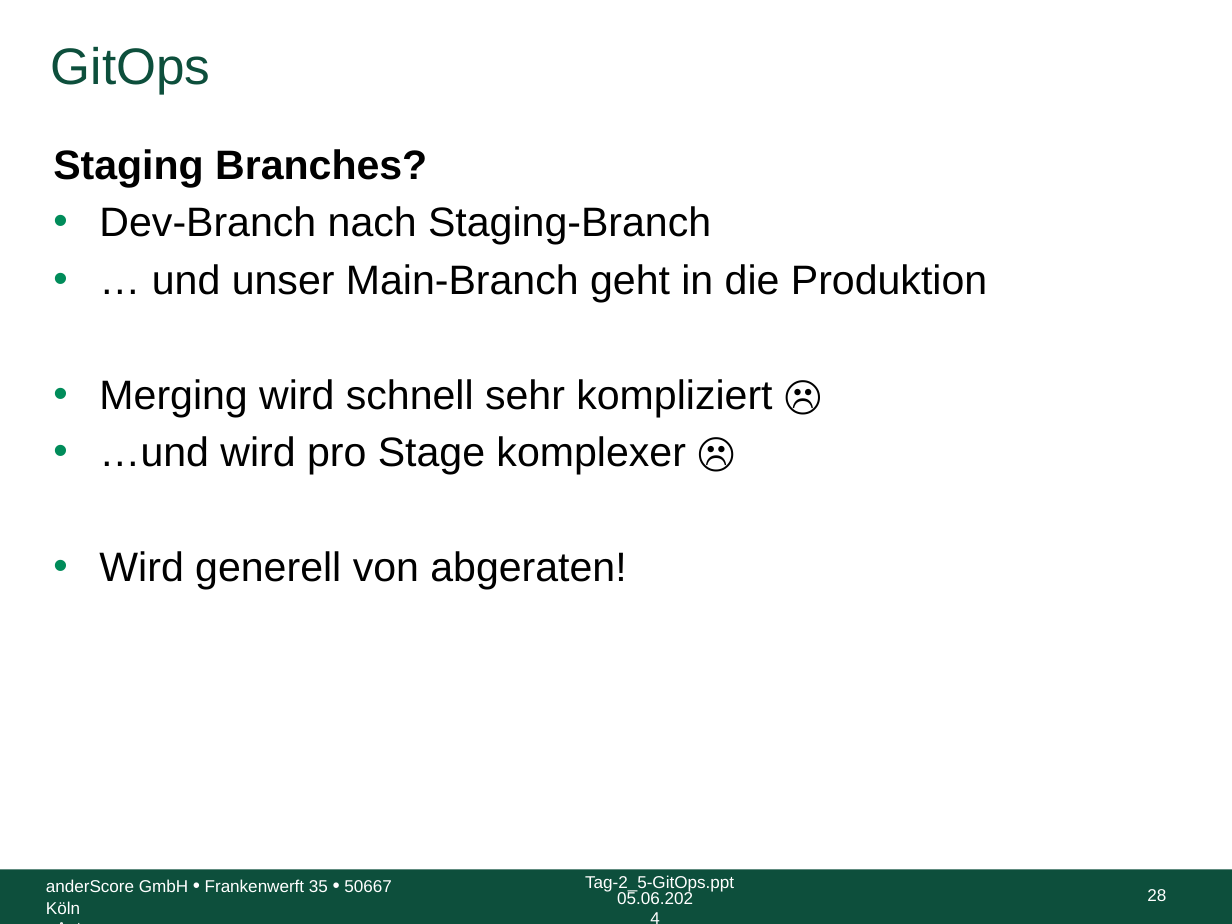
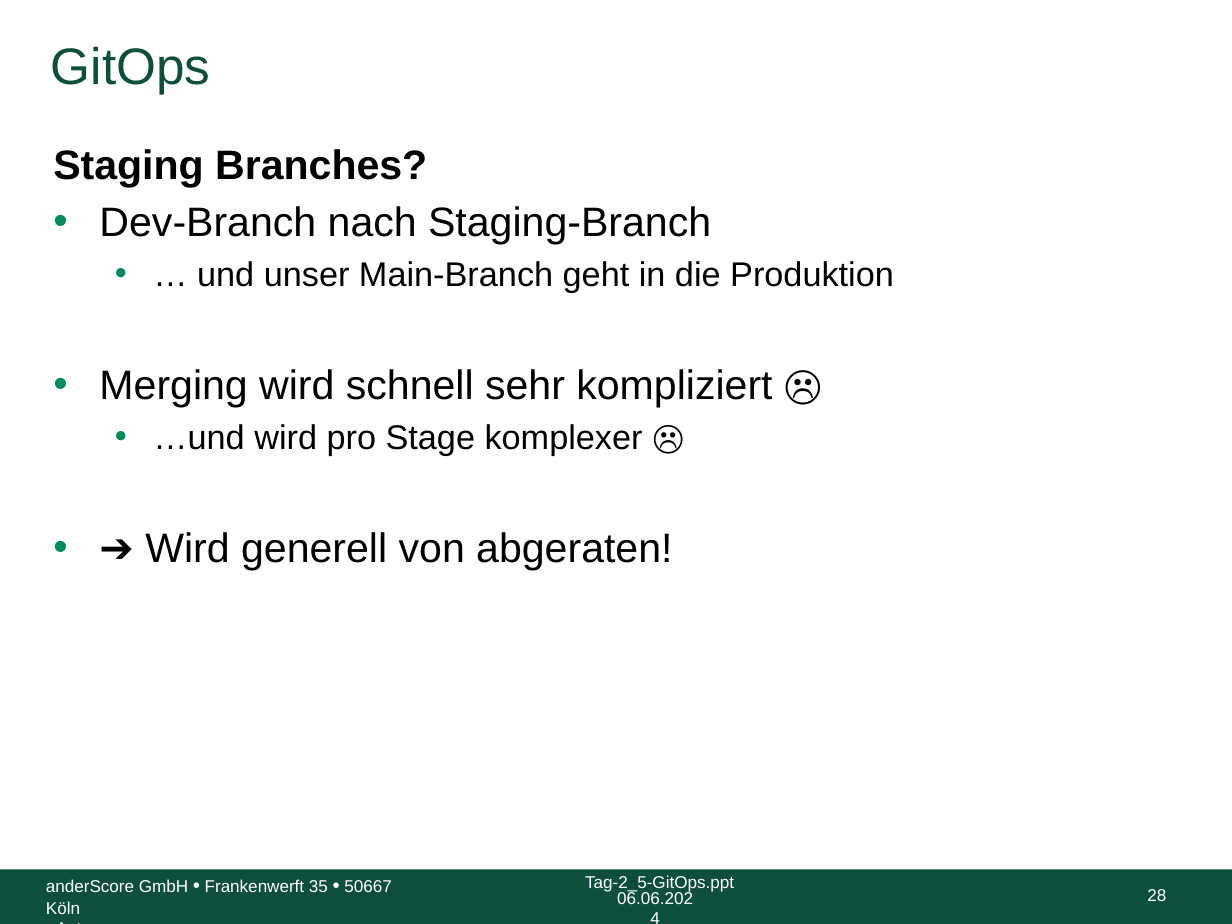
Before and after one commit to anderscore-gmbh/gitlab, a slide deck: slide 28 of slides/Tag-2_5-GitOps.pptx. Drawn at 1232x924 pixels with LibreOffice and Linux fonts; fonts in the diff are those of the drawing; background and template pictures are left out. Boxes give left, top, right and bottom in pixels: in the first picture for what was removed or moved away, otherwise in the second. Text is boxed around its words. In the diff, an @@ line names an element or a change of style, - is before the commit and + after.

```diff
--- a/slides/Tag-2_5-GitOps.pptx
+++ b/slides/Tag-2_5-GitOps.pptx
@@ text at box(153, 261, 894, 455): size 24 to 20 pt in "… und unser Main-Branch geht in die ...", "…und wird pro Stage komplexer ☹"; list level 1 to 2 in "… und unser Main-Branch geht ..."; list level 1 to 2 in "…und wird pro Stage komplexer ..." @@
@@ text at box(145, 532, 672, 571): text changed @@
-• Wird generell von abgeraten!
+• ➔ Wird generell von abgeraten!
@@ text at box(617, 890, 693, 904): text changed @@
-05.06.2024
+06.06.2024
```
Also in this commit, not shown: 35 other slides changed.
